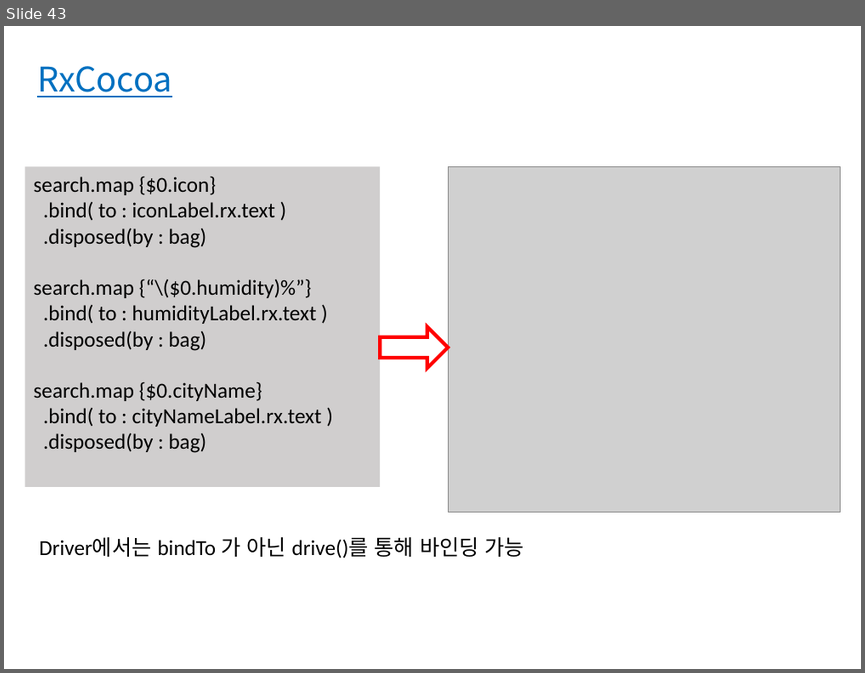
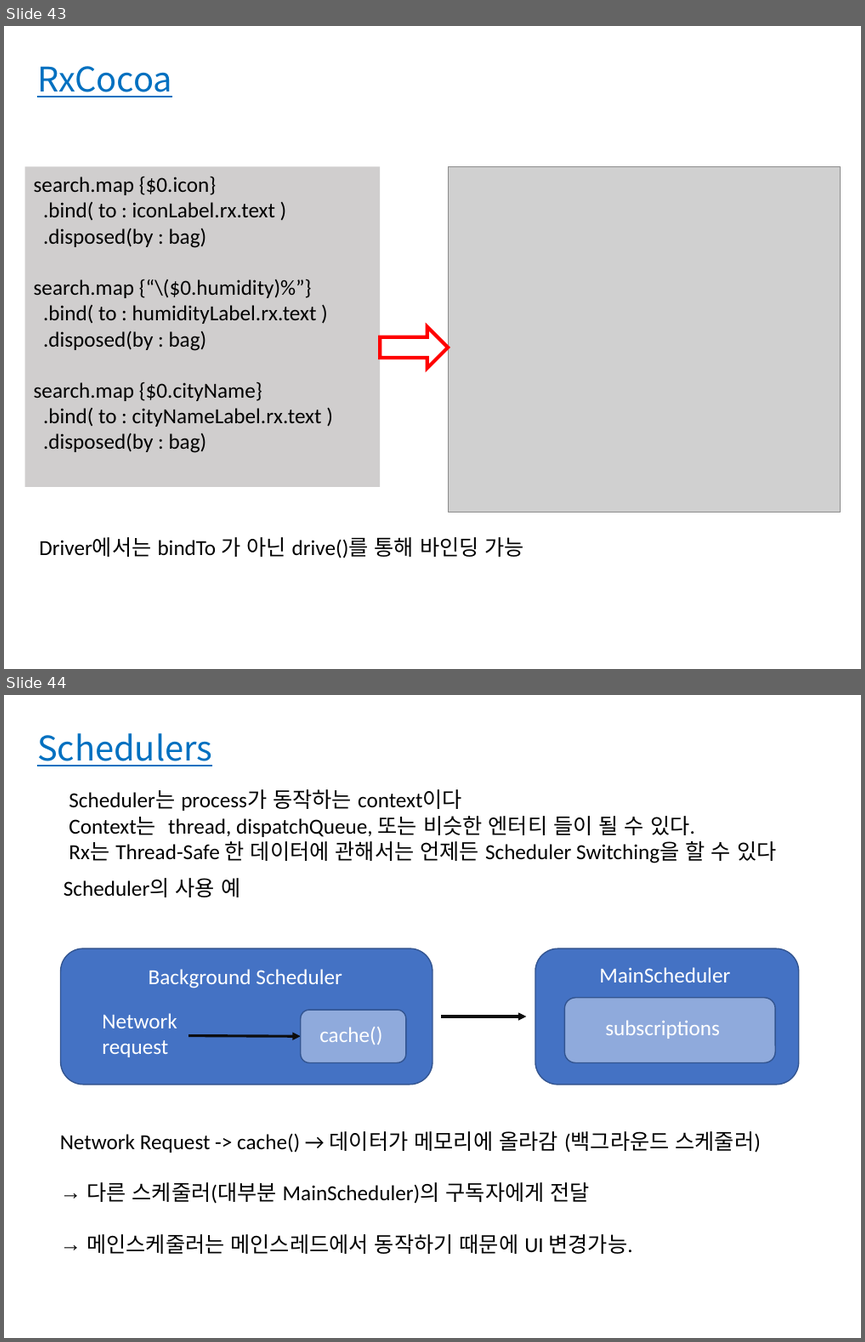
Before and after one commit to bbangbin97/RxSwift_Project, a slide deck: RxSwift.pptx. Shown one above the other, each under a label of ours: slide 43 before the commit, slides 43 and 44 after it. The pictures are 865x673 and 865x1342 pixels, drawn with LibreOffice and Linux fonts; fonts in the diff are those of the drawing; grey boxes stand for pictures. Boxes give left, top, right and bottom in pixels: in the first picture for what was removed or moved away, otherwise in the second. Text is boxed around its words. In the diff, an @@ line names an element or a change of style, - is before the commit and + after.

Commit message:
ppt

```diff
--- a/RxSwift.pptx
+++ b/RxSwift.pptx
@@ slide 44 added at [4, 695, 861, 1338], background #FFFFFF @@
@@ text added at [37, 733, 212, 766], 28.5 pt, text #0070C0, underline @@
+Schedulers
@@ text added at [69, 789, 776, 863], 18 pt, text #000000 @@
+Scheduler는 process가 동작하는 context이다
+Context는 thread, dispatchQueue, 또는 비슷한 엔터티 들이 될 수 있다.
+Rx는 Thread-Safe 한 데이터에 관해서는 언제든 Scheduler Switching을 할 수 있다
@@ text added at [64, 878, 240, 897], 18 pt, text #000000 @@
+Scheduler의 사용 예
@@ rounded rectangle added at [61, 948, 432, 1084], fill #4472C4, outline #325491 1 pt @@
@@ rounded rectangle added at [535, 948, 798, 1084], fill #4472C4, outline #325491 1 pt @@
@@ text added at [148, 969, 341, 988], 18 pt, text #FFFFFF @@
+Background Scheduler
@@ text added at [599, 967, 730, 982], 18 pt, text #FFFFFF @@
+MainScheduler
@@ rounded rectangle added at [564, 998, 775, 1062], fill #8FAADC, outline #325491 1 pt @@
@@ text added at [102, 1013, 177, 1057], 18 pt, text #FFFFFF @@
+Network
+request
@@ rounded rectangle added at [301, 1009, 406, 1062], fill #8FAADC, outline #325491 1 pt @@
@@ arrow added from (441, 1016) to (526, 1016), #0D0D0D 2.25 pt @@
@@ text added at [605, 1020, 720, 1038], 18 pt, text #FFFFFF @@
+subscriptions
@@ arrow added from (188, 1035) to (301, 1036), #0D0D0D 2.25 pt @@
@@ text added at [319, 1027, 382, 1044], 18 pt, text #FFFFFF @@
+cache()
@@ text added at [60, 1131, 760, 1253], 18 pt, text #000000 @@
+Network Request -> cache() → 데이터가 메모리에 올라감 (백그라운드 스케줄러)
+→ 다른 스케줄러(대부분 MainScheduler)의 구독자에게 전달
+→ 메인스케줄러는 메인스레드에서 동작하기 때문에 UI 변경가능.
```
Also in this commit, not shown: 5 other slides added, 1 slide removed, 1 other file.
